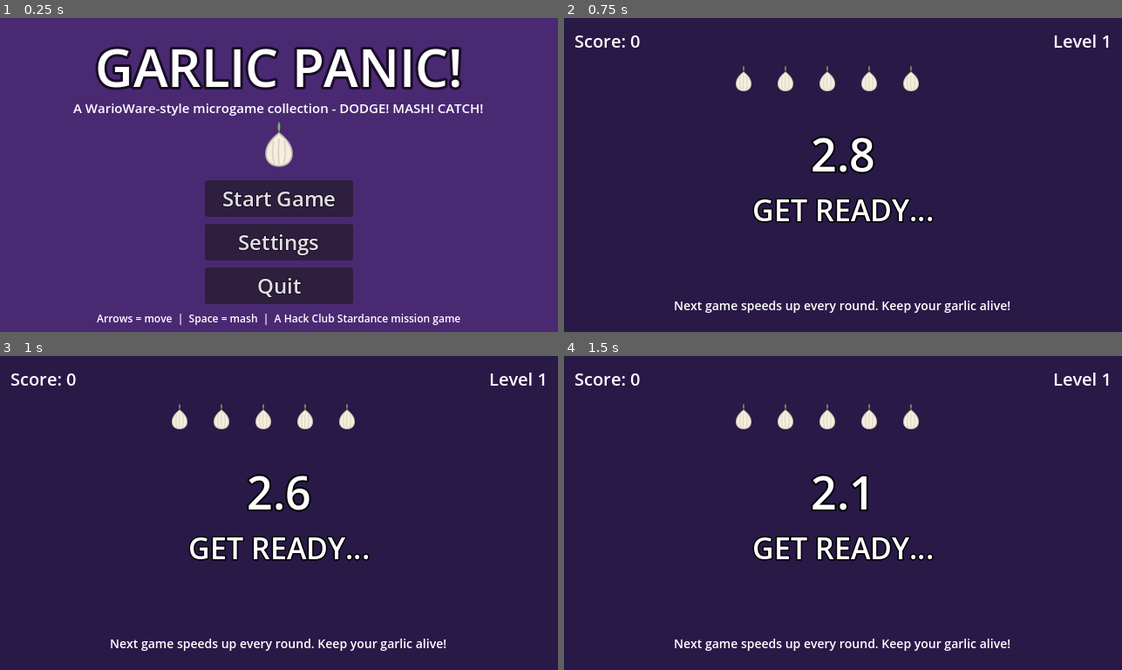
Above: before the commit, frames 1-4 (two rows, left to right).
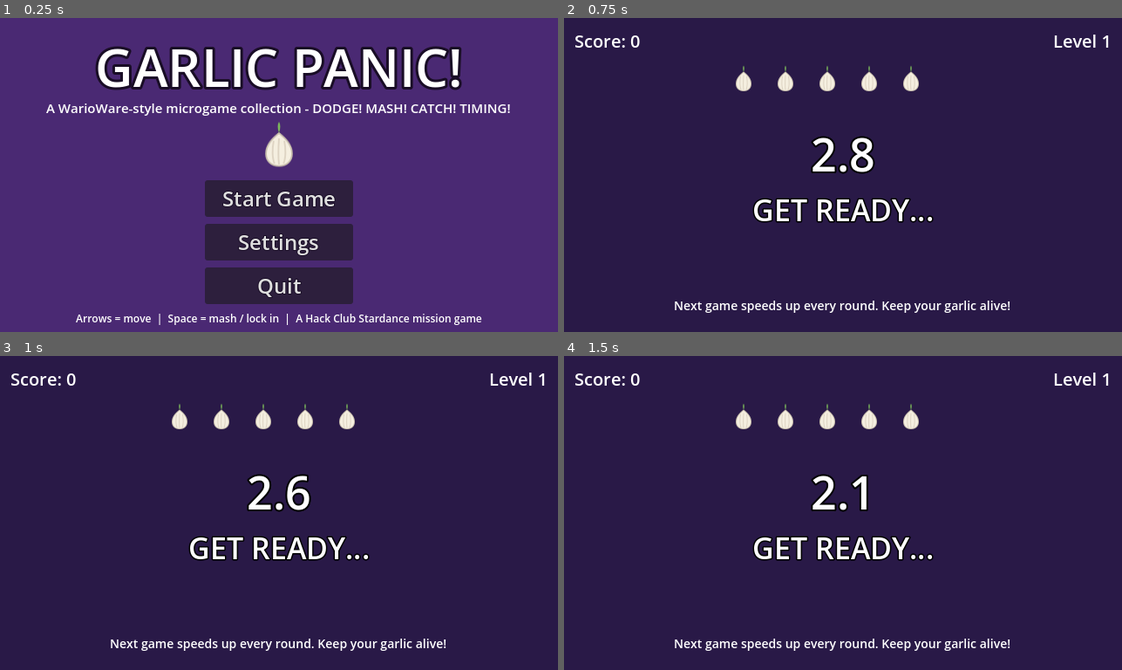
Above: after the commit, the same moments.

Repository: draarivpatel-ui/garlic-panic
Game: Godot game, scene res://scenes/title_screen.tscn
Two runs of this game, one before a commit and one after it. Both use one fixed random seed, a clock stepped at 60 frames per second and the inputs below.
Inputs:
- Up to frame 1 (0.25 s): no input
- Up to frame 2 (0.75 s): click "Start Game" at 0.5 s
- Up to frame 3 (1 s): no input
- Up to frame 4 (1.5 s): tap Enter (ui_accept) at 1.25, 1.35 s; hold Right (ui_right) from 1.28 s (still down)

The runs differ from the first frame. In frame 1, 2.6% of the frame differs, in the area x 8-92%, y 27-98%; in frame 2, nothing differs; in frame 3, nothing differs; in frame 4, nothing differs.

Commit message:
Add 4th microgame (TIMING!) and live HTML5 Canvas web build

Diff:
--- a/project.godot
+++ b/project.godot
@@ -11,7 +11,7 @@
 [application]
 
 config/name="Garlic Panic! (WarioWare-style Microgames)"
-config/description="Three frantic 5-second microgames - DODGE, MASH and CATCH - chained together WarioWare-style with a rising speed multiplier, garlic lives, and score."
+config/description="Four frantic microgames - DODGE, MASH, CATCH and TIMING - chained together WarioWare-style with a rising speed multiplier, garlic lives, and score."
 run/main_scene="res://scenes/title_screen.tscn"
 config/features=PackedStringArray("4.7")
 config/icon="res://icon.svg"
--- /dev/null
+++ b/scenes/minigame_4.tscn
@@ -0,0 +1,104 @@
+[gd_scene load_steps=3 format=3]
+
+[ext_resource type="Script" path="res://scripts/minigame_4.gd" id="1_timing"]
+[ext_resource type="PackedScene" path="res://scenes/themed_timer.tscn" id="2_timer"]
+
+[node name="Minigame4" type="Node2D"]
+script = ExtResource("1_timing")
+
+[node name="Background" type="ColorRect" parent="."]
+offset_right = 640.0
+offset_bottom = 360.0
+color = Color(0.12, 0.28, 0.26, 1)
+
+[node name="Score" type="RichTextLabel" parent="."]
+scroll_active = false
+offset_left = 12.0
+offset_top = 66.0
+offset_right = 160.0
+offset_bottom = 94.0
+theme_override_colors/font_color = Color(1, 1, 1, 1)
+theme_override_colors/font_outline_color = Color(0, 0, 0, 1)
+theme_override_constants/outline_size = 4
+theme_override_font_sizes/normal_font_size = 18
+text = "Score: 0"
+clip_contents = false
+
+[node name="HudTimer" type="RichTextLabel" parent="."]
+scroll_active = false
+offset_left = 480.0
+offset_top = 66.0
+offset_right = 628.0
+offset_bottom = 94.0
+theme_override_colors/font_color = Color(1, 1, 1, 1)
+theme_override_colors/font_outline_color = Color(0, 0, 0, 1)
+theme_override_constants/outline_size = 4
+theme_override_font_sizes/normal_font_size = 18
+text = "0.0"
+horizontal_alignment = 2
+clip_contents = false
+
+[node name="BarBorder" type="ColorRect" parent="."]
+offset_left = 96.0
+offset_top = 196.0
+offset_right = 544.0
+offset_bottom = 244.0
+color = Color(0.05, 0.1, 0.1, 1)
+
+[node name="BarTrack" type="ColorRect" parent="."]
+offset_left = 100.0
+offset_top = 200.0
+offset_right = 540.0
+offset_bottom = 240.0
+color = Color(0.22, 0.15, 0.25, 1)
+
+[node name="TargetZone" type="ColorRect" parent="."]
+offset_left = 270.0
+offset_top = 200.0
+offset_right = 370.0
+offset_bottom = 240.0
+color = Color(0.25, 0.85, 0.45, 1)
+
+[node name="Marker" type="ColorRect" parent="."]
+offset_left = 114.0
+offset_top = 190.0
+offset_right = 126.0
+offset_bottom = 250.0
+color = Color(1, 0.95, 0.4, 1)
+
+[node name="LockButton" type="Button" parent="."]
+offset_left = 220.0
+offset_top = 268.0
+offset_right = 420.0
+offset_bottom = 310.0
+focus_mode = 0
+theme_override_font_sizes/font_size = 20
+text = "LOCK IN! (SPACE)"
+
+[node name="Hint" type="RichTextLabel" parent="."]
+scroll_active = false
+offset_left = 20.0
+offset_top = 322.0
+offset_right = 620.0
+offset_bottom = 350.0
+theme_override_colors/font_color = Color(0.85, 0.95, 0.9, 1)
+theme_override_font_sizes/normal_font_size = 14
+text = "Press SPACE or click when the marker is inside the green target zone!"
+horizontal_alignment = 1
+clip_contents = false
+
+[node name="Instruction" type="RichTextLabel" parent="."]
+scroll_active = false
+offset_left = 0.0
+offset_top = 95.0
+offset_right = 640.0
+offset_bottom = 165.0
+theme_override_colors/font_color = Color(1, 1, 1, 1)
+theme_override_colors/font_outline_color = Color(0, 0.15, 0.12, 1)
+theme_override_constants/outline_size = 12
+theme_override_font_sizes/normal_font_size = 56
+text = "TIMING!"
+horizontal_alignment = 1
+clip_contents = false
+
+[node name="ThemedTimer" parent="." instance=ExtResource("2_timer")]
--- a/scenes/title_screen.tscn
+++ b/scenes/title_screen.tscn
@@ -44,7 +44,7 @@
 offset_bottom = 114.0
 theme_override_colors/font_color = Color(0.93, 0.88, 1, 1)
 theme_override_font_sizes/normal_font_size = 15
-text = "A WarioWare-style microgame collection - DODGE! MASH! CATCH!"
+text = "A WarioWare-style microgame collection - DODGE! MASH! CATCH! TIMING!"
 horizontal_alignment = 1
 clip_contents = false
 
@@ -96,7 +96,7 @@
 offset_bottom = 356.0
 theme_override_colors/font_color = Color(0.75, 0.68, 0.85, 1)
 theme_override_font_sizes/normal_font_size = 12
-text = "Arrows = move  |  Space = mash  |  A Hack Club Stardance mission game"
+text = "Arrows = move  |  Space = mash / lock in  |  A Hack Club Stardance mission game"
 horizontal_alignment = 1
 clip_contents = false
 
--- a/scripts/global.gd
+++ b/scripts/global.gd
@@ -4,9 +4,9 @@
 ## (minigames_done / lives) and adds score + a speed multiplier so the
 ## microgame rotation gets faster every round.
 
-const TOTAL_ROUNDS := 9          # rounds you must survive to reach the winner screen
+const TOTAL_ROUNDS := 12         # rounds you must survive to reach the winner screen
 const MAX_LIVES := 5             # five garlic = five lives, exactly like the guide
-const MINIGAME_COUNT := 3        # DODGE / MASH / CATCH
+const MINIGAME_COUNT := 4        # DODGE / MASH / CATCH / TIMING
 const BASE_TIME := 7.0           # seconds a microgame lasts at 1x speed
 
 var score: int = 0               # successful microgames
--- /dev/null
+++ b/scripts/minigame_4.gd
@@ -0,0 +1,91 @@
+extends Node2D
+## MINIGAME 4 - "TIMING!" (LOCK IN!): an oscillating marker sweeps left-and-right
+## across a bar with a central green target zone. Press SPACE or click when the
+## marker is inside the target zone to win; pressing outside or running out of
+## time loses a garlic life. Marker speed scales with Global.speed_multiplier.
+
+const BAR_LEFT := 100.0
+const BAR_RIGHT := 540.0
+const TARGET_LEFT := 270.0
+const TARGET_RIGHT := 370.0
+const BASE_SWEEP_SPEED := 380.0
+const MARKER_HALF_WIDTH := 6.0
+const INSTRUCTION_TIME := 1.2
+
+@onready var themed_timer: Node2D = $ThemedTimer
+@onready var target_zone: ColorRect = $TargetZone
+@onready var marker: ColorRect = $Marker
+@onready var lock_button: Button = $LockButton
+@onready var instruction: RichTextLabel = $Instruction
+@onready var hud_timer: RichTextLabel = $HudTimer
+@onready var score_label: RichTextLabel = $Score
+
+var marker_x: float = 120.0
+var sweep_dir: float = 1.0
+var sweep_speed: float = 380.0
+var round_over: bool = false
+var elapsed: float = 0.0
+
+
+func _ready() -> void:
+	sweep_speed = BASE_SWEEP_SPEED * Global.speed_multiplier
+	marker_x = BAR_LEFT + 20.0
+	sweep_dir = 1.0
+	_update_marker_visual()
+	themed_timer.start(Global.time_limit())
+	instruction.text = "TIMING!"
+	lock_button.pressed.connect(_on_attempt)
+
+
+func _process(delta: float) -> void:
+	if round_over:
+		return
+	elapsed += delta
+	instruction.visible = elapsed < INSTRUCTION_TIME
+	hud_timer.text = "%.1f" % maxf(themed_timer.time_left, 0.0)
+	score_label.text = "Score: %d" % Global.score
+
+	marker_x += sweep_dir * sweep_speed * delta
+	if marker_x >= BAR_RIGHT:
+		marker_x = BAR_RIGHT
+		sweep_dir = -1.0
+	elif marker_x <= BAR_LEFT:
+		marker_x = BAR_LEFT
+		sweep_dir = 1.0
+	_update_marker_visual()
+
+	if Input.is_action_just_pressed("ui_accept"):
+		_on_attempt()
+		return
+
+	if themed_timer.time_left <= 0.0:
+		_fail()
+
+
+func _update_marker_visual() -> void:
+	marker.position.x = marker_x - MARKER_HALF_WIDTH
+
+
+func _on_attempt() -> void:
+	if round_over:
+		return
+	if marker_x >= TARGET_LEFT and marker_x <= TARGET_RIGHT:
+		_win()
+	else:
+		_fail()
+
+
+func _win() -> void:
+	if round_over:
+		return
+	round_over = true
+	Global.register_win()
+	get_tree().change_scene_to_file("res://scenes/timer_screen.tscn")
+
+
+func _fail() -> void:
+	if round_over:
+		return
+	round_over = true
+	Global.register_fail()
+	get_tree().change_scene_to_file("res://scenes/timer_screen.tscn")
--- a/scripts/timer_screen.gd
+++ b/scripts/timer_screen.gd
@@ -65,4 +65,5 @@
 	elif Global.minigames_done >= Global.TOTAL_ROUNDS:
 		get_tree().change_scene_to_file("res://scenes/done_screen.tscn")
 	else:
-		get_tree().change_scene_to_file(Global.minigame_path())
+		var next_minigame := (Global.minigames_done % 4) + 1
+		get_tree().change_scene_to_file("res://scenes/minigame_%d.tscn" % next_minigame)
--- a/tests/autoplay_driver.gd
+++ b/tests/autoplay_driver.gd
@@ -7,7 +7,7 @@
 ## fires before nodes' _process, and re-arming the themed timer every frame
 ## would keep it from ever reaching zero.
 
-const MICROGAMES := ["Minigame1", "Minigame2", "Minigame3"]
+const MICROGAMES := ["Minigame1", "Minigame2", "Minigame3", "Minigame4"]
 
 
 func _ready() -> void:
--- a/tests/smoke_test.gd
+++ b/tests/smoke_test.gd
@@ -13,6 +13,7 @@
 	"res://scenes/minigame_1.tscn",
 	"res://scenes/minigame_2.tscn",
 	"res://scenes/minigame_3.tscn",
+	"res://scenes/minigame_4.tscn",
 	"res://scenes/done_screen.tscn",
 	"res://scenes/death_screen.tscn",
 ]
@@ -24,14 +25,14 @@
 	# --- Global state machine (live autoload) ---
 	var g: Node = get_node("/root/Global")
 	g.reset()
-	for i in 9:
+	for i in 12:
 		g.register_win()
-	if g.score != 9 or g.minigames_done != 9 or g.speed_multiplier <= 1.0:
+	if g.score != 12 or g.minigames_done != 12 or g.speed_multiplier <= 1.0:
 		print("SMOKE FAIL: win path broken. score=", g.score,
 				" done=", g.minigames_done, " speed=", g.speed_multiplier)
 		failures += 1
 	else:
-		print("SMOKE OK: 9 wins -> score=", g.score, " speed=", g.speed_multiplier,
+		print("SMOKE OK: 12 wins -> score=", g.score, " speed=", g.speed_multiplier,
 				" time_limit=", g.time_limit())
 	if g.minigame_path() != "res://scenes/minigame_1.tscn":
 		print("SMOKE FAIL: rotation path wrong: ", g.minigame_path())
Not shown, changed: BUILD-LOG.md
Not shown, changed: README.md
Not shown, added: index.html
